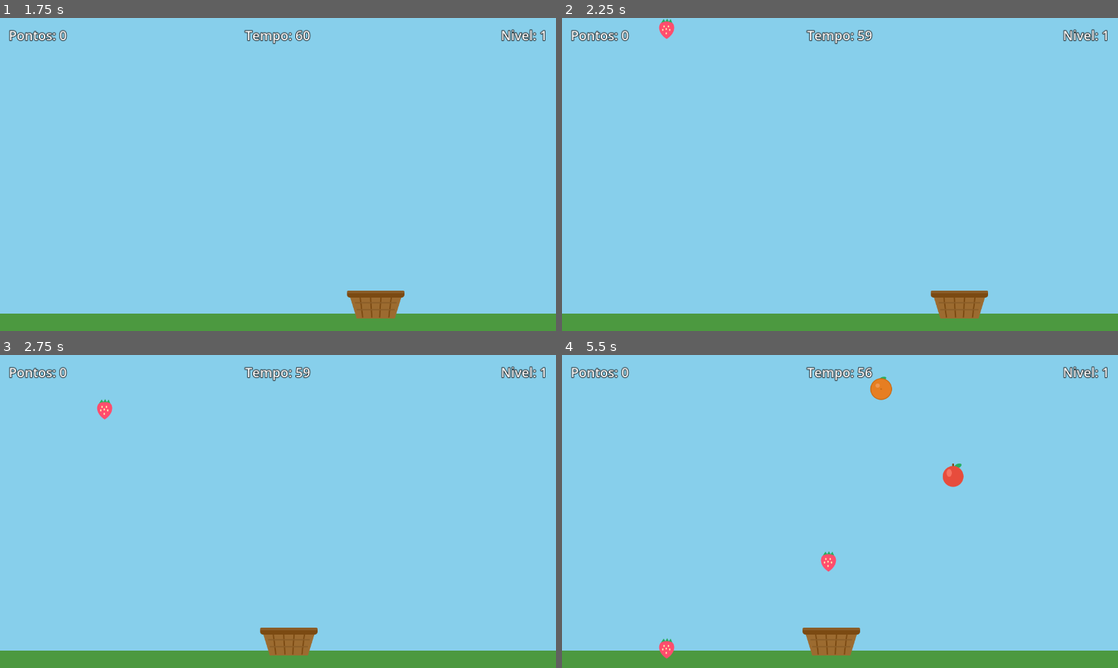
Above: before the commit, frames 1-4 (two rows, left to right).
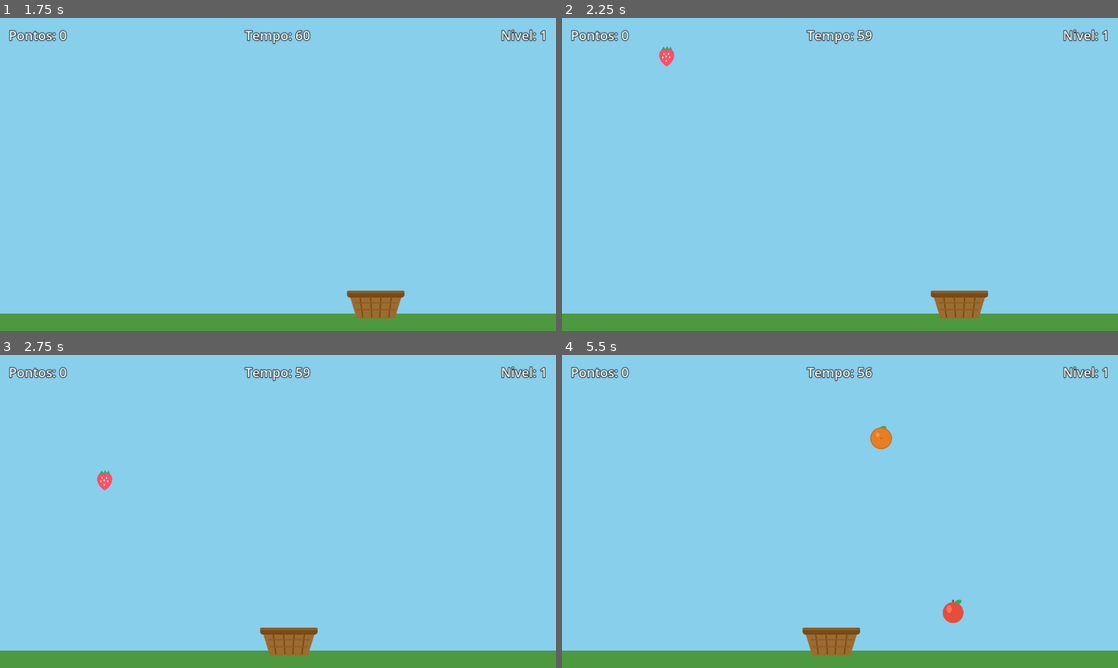
Above: after the commit, the same moments.

Repository: danramoss/ProjetoJogo
Game: Godot game, scene res://Scenes/MainMenu.tscn
Two runs of this game, one before a commit and one after it. Both use one fixed random seed, a clock stepped at 60 frames per second and the inputs below.
Inputs:
- Up to frame 1 (1.75 s): click "Jogar" at 0.5 s; hold Right (move_right) from 1.28 s (still down)
- Up to frame 2 (2.25 s): release Right (move_right) at 2.03 s; hold Left (move_left) from 2.03 s (still down)
- Up to frame 3 (2.75 s): keep holding Left (move_left)
- Up to frame 4 (5.5 s): release Left (move_left) at 2.78 s; hold Right (move_right) 2.78-4.28 s; hold Left (move_left) from 4.28 s (still down)

Frame 1 is identical in both runs. In frame 2, 0.3% of the frame differs, in the area x 17-21%, y 0-16%; in frame 3, 0.3%; in frame 4, 1.2%, in the area x 17-73%, y 6-98%.

Commit message:
Garante contagem unica das frutas e dobra a velocidade
- Refatora a trava de coleta para Fruit.try_catch() (conta o valor 1x)
- Desliga a colisao da fruta no instante exato da captura
- Dobra as velocidades de dificuldade: 200/300/400/500 -> 400/600/800/1000

Co-Authored-By: Claude Opus 4.8 <noreply@anthropic.com>

Diff:
--- a/Scripts/Fruit.gd
+++ b/Scripts/Fruit.gd
@@ -47,15 +47,24 @@
 		queue_free()
 
 
+## Tenta coletar a fruta UMA UNICA VEZ.
+## Retorna true apenas na primeira chamada; nas seguintes retorna false.
+## Tambem desliga a colisao na hora, para a fruta nao ser detectada de novo.
+func try_catch() -> bool:
+	if collected:
+		return false
+	collected = true
+	# Usamos set_deferred porque nao se pode alterar a colisao durante o
+	# processamento da fisica (quando este metodo e chamado).
+	set_deferred("monitoring", false)
+	set_deferred("monitorable", false)
+	return true
+
+
 ## Chamado pelo GameManager logo antes de remover a fruta:
 ## faz uma animacao rapida (cresce e some) para dar feedback visual.
 ## Isto anima a IMAGEM (Sprite2D), nao desenha nada.
 func play_collect_animation() -> void:
-	# Desliga a colisao para nao coletar duas vezes.
-	# Usamos set_deferred porque nao se pode alterar a colisao durante o
-	# processamento da fisica (quando este metodo e chamado).
-	set_deferred("monitoring", false)
-	set_deferred("monitorable", false)
 	var tween := create_tween()
 	tween.set_parallel(true)
 	tween.tween_property(self, "scale", Vector2(1.6, 1.6), 0.15)
--- a/Scripts/GameConfig.gd
+++ b/Scripts/GameConfig.gd
@@ -59,10 +59,10 @@
 # DIFICULDADE PROGRESSIVA
 # A velocidade de queda aumenta conforme a pontuacao do jogador.
 # ---------------------------------------------------------------------------
-const SPEED_LEVEL_1: float = 200.0  # score 0   a 99
-const SPEED_LEVEL_2: float = 300.0  # score 100 a 299
-const SPEED_LEVEL_3: float = 400.0  # score 300 a 499
-const SPEED_LEVEL_4: float = 500.0  # score 500 ou mais
+const SPEED_LEVEL_1: float = 400.0   # score 0   a 99
+const SPEED_LEVEL_2: float = 600.0   # score 100 a 299
+const SPEED_LEVEL_3: float = 800.0   # score 300 a 499
+const SPEED_LEVEL_4: float = 1000.0  # score 500 ou mais
 
 
 ## Retorna a velocidade de queda atual de acordo com a pontuacao.
--- a/Scripts/GameManager.gd
+++ b/Scripts/GameManager.gd
@@ -44,11 +44,11 @@
 
 ## Chamado quando uma fruta toca a cesta. Aplica o efeito conforme o tipo.
 func _on_fruit_caught(fruit: Fruit) -> void:
-	# Trava de seguranca: se esta fruta ja foi coletada, ignora. Isso evita
-	# contar pontos em dobro caso a colisao dispare mais de uma vez.
-	if fruit.collected:
+	# Tenta coletar UMA UNICA VEZ. Se esta fruta ja foi coletada (a colisao
+	# pode disparar mais de uma vez), try_catch() retorna false e saimos —
+	# garantindo que o valor seja contado apenas uma vez.
+	if not fruit.try_catch():
 		return
-	fruit.collected = true
 
 	match fruit.fruit_type:
 		GameConfig.FruitType.GOLDEN:
Not shown, changed: README.md
